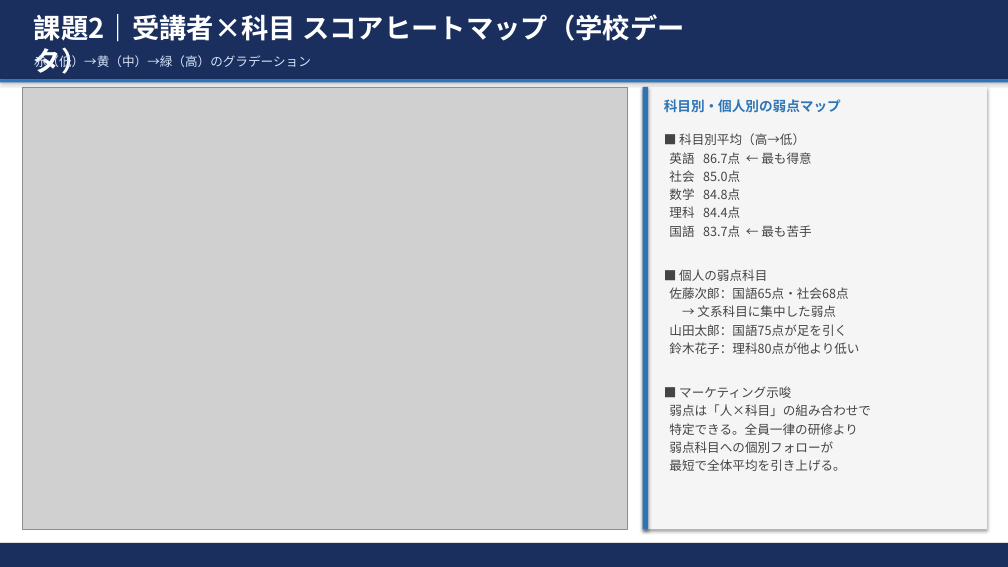
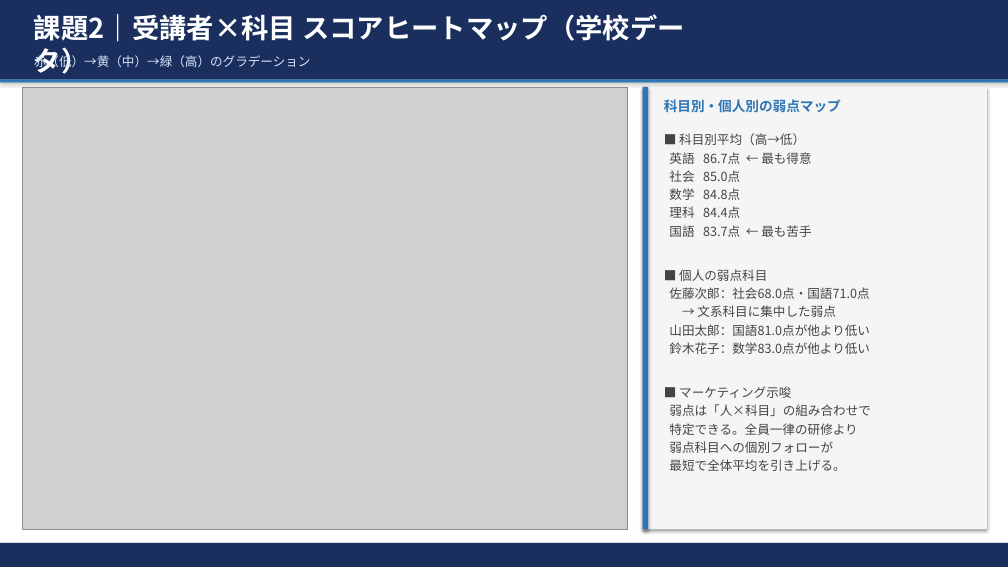
Before and after one commit to tama-shizu/kadai-data-analysis, a slide deck: slide 10 of 課題データ分析レポート.pptx. Drawn at 1008x567 pixels with LibreOffice and Linux fonts; fonts in the diff are those of the drawing; grey boxes stand for pictures. Boxes give left, top, right and bottom in pixels: in the first picture for what was removed or moved away, otherwise in the second. Text is boxed around its words. In the diff, an @@ line names an element or a change of style, - is before the commit and + after.

Commit message:
ヒートマップの解説数値を実データに合わせて修正
- 佐藤次郎：国語65点・社会68点 → 社会68.0点・国語71.0点（平均値に修正）
- 鈴木花子：理科80点 → 数学83.0点（最低科目を正しく修正）
- 山田太郎：国語75点 → 国語81.0点（平均値に修正）

```diff
--- a/課題データ分析レポート.pptx
+++ b/課題データ分析レポート.pptx
@@ text at <box>669,287,869,299</box>: text changed @@
-佐藤次郎：国語65点・社会68点
+佐藤次郎：社会68.0点・国語71.0点
@@ text at <box>669,324,870,354</box>: text changed @@
-山田太郎：国語75点が足を引く
-鈴木花子：理科80点が他より低い
+山田太郎：国語81.0点が他より低い
+鈴木花子：数学83.0点が他より低い
```
Also in this commit, not shown: 2 other files.
